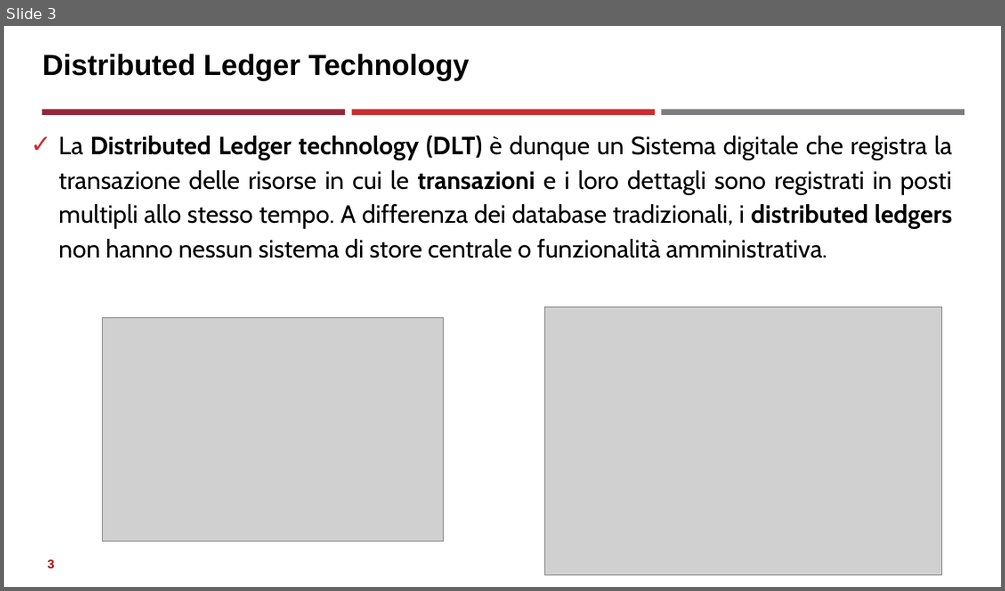
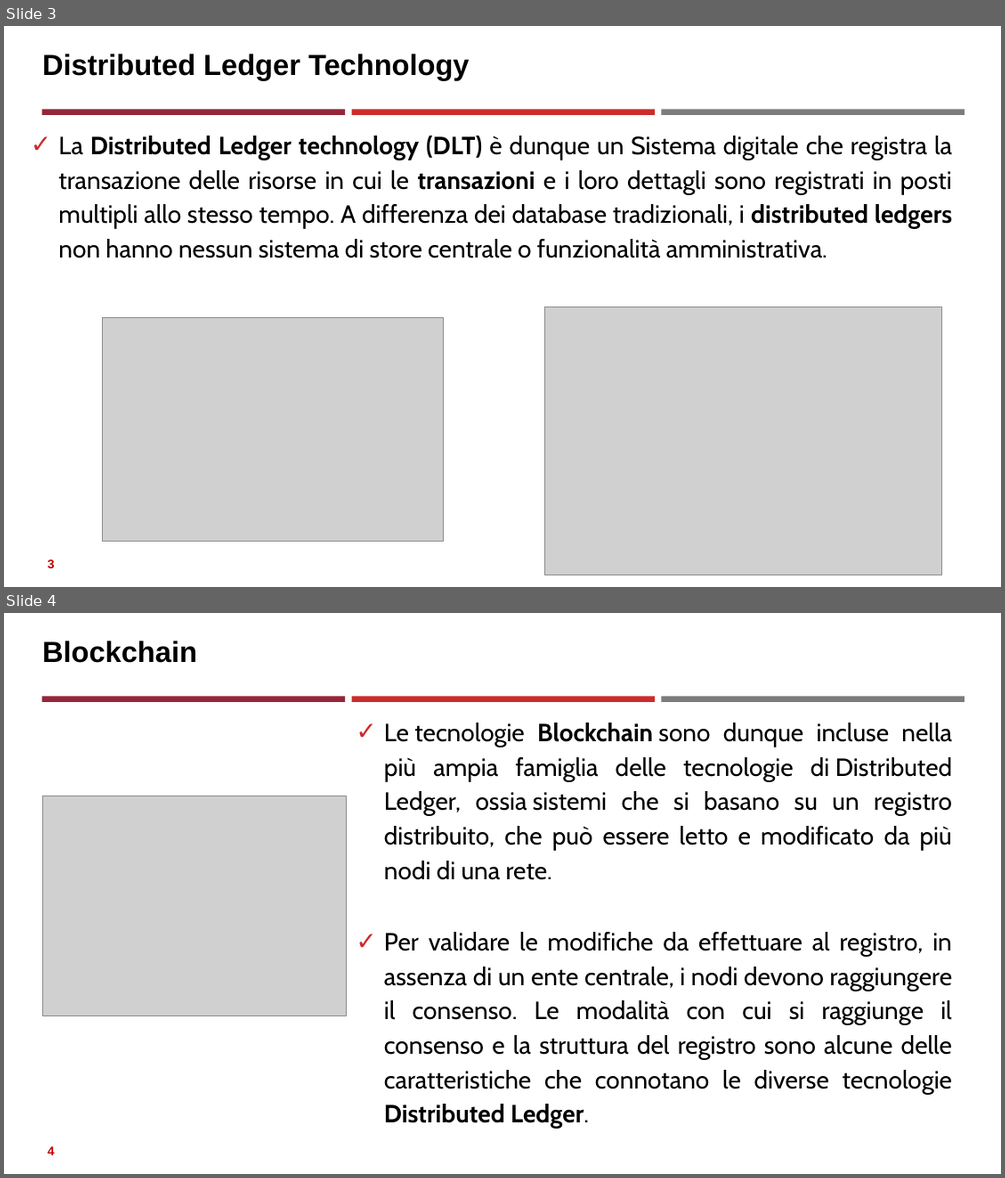
Before and after one commit to neural1977/data_science_interview_material, a slide deck: Assicurazioni/Distributed Ledger Technology_ita.pptx. Shown one above the other, each under a label of ours: slide 3 before the commit, slides 3 and 4 after it. The pictures are 1005x591 and 1005x1178 pixels, drawn with LibreOffice and Linux fonts; fonts in the diff are those of the drawing; grey boxes stand for pictures. Boxes give left, top, right and bottom in pixels: in the first picture for what was removed or moved away, otherwise in the second. Text is boxed around its words. In the diff, an @@ line names an element or a change of style, - is before the commit and + after.

```diff
--- a/Assicurazioni/Distributed Ledger Technology_ita.pptx
+++ b/Assicurazioni/Distributed Ledger Technology_ita.pptx
@@ slide 4 added at (4,613,1001,1174), background #FFFFFF; not listed: 3 template elements that a slide beside it also shows @@
@@ title added at (42,641,197,663), 28 pt, text #000000, bold @@
+Blockchain
@@ text added at (384,722,953,1060), 24 pt, text #000000 @@
+✓ Le tecnologie Blockchain sono dunque incluse nella più ampia famiglia delle tecnologie di Distributed Ledger, ossia sistemi che si basano su un registro distribuito, che può essere letto e modificato da più nodi di una rete.
+✓ Per validare le modifiche da effettuare al registro, in assenza di un ente centrale, i nodi devono raggiungere il consenso. Le modalità con cui si raggiunge il consenso e la struttura del registro sono alcune delle caratteristiche che connotano le diverse tecnologie Distributed Ledger.
@@ picture added at (42,795,347,1015) @@
@@ page number added at (48,1146,55,1155), 12 pt, text #C00000, bold @@
+4
```
Also in this commit, not shown: 2 other slides added, 1 slide removed, 6 other files.
